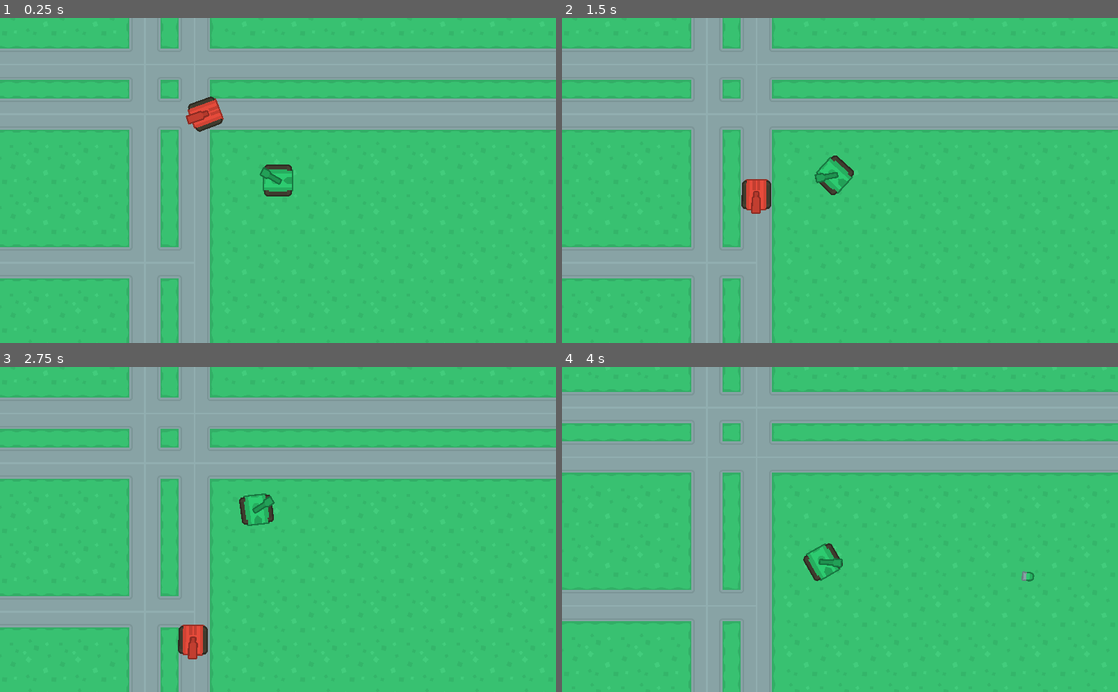
Above: before the commit, frames 1-4 (two rows, left to right).
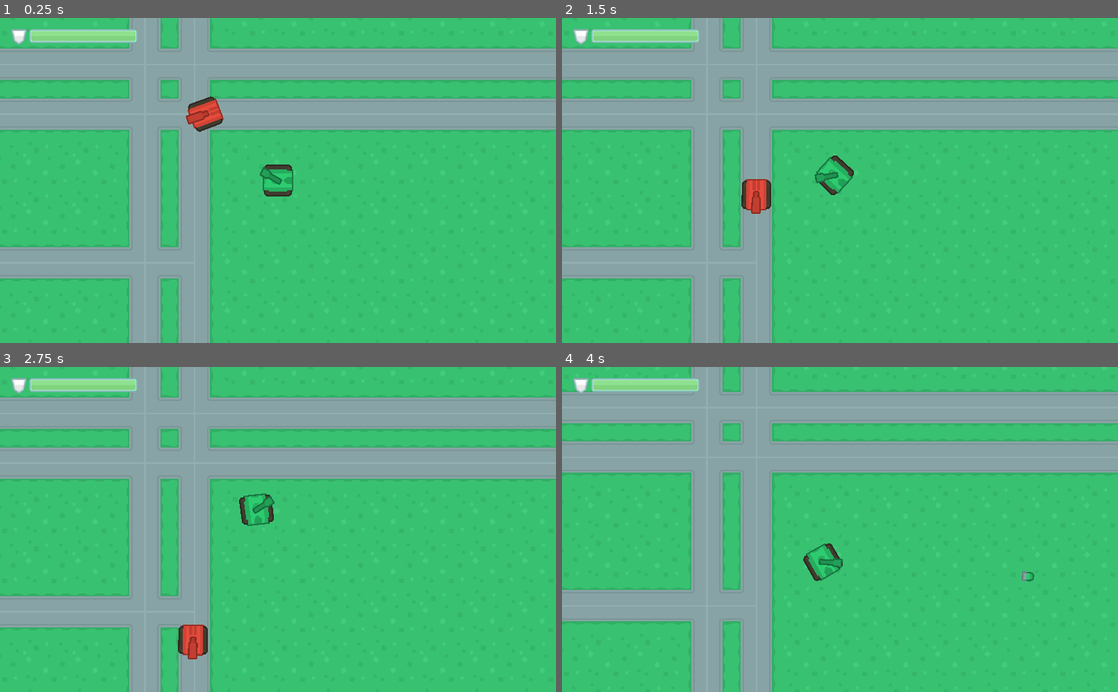
Above: after the commit, the same moments.

Repository: nukesz/game-development-godot
Game: Godot game, scene res://maps/Map01.tscn
The game is run twice, just before and just after one commit, with the same random seed, the same clock (stepped at 60 frames per second) and the same inputs. The project has no main scene, so this scene is started directly.
Inputs (mouse positions are in pixels of both pictures, inside the frame that each line leads up to):
- Up to frame 1 (0.25 s): no input
- Up to frame 2 (1.5 s): move the mouse to (962, 164) at 0.52 s; hold D (turn_right) 0.53-1.28 s; click (962, 164) at 0.6 s; move the mouse to (728, 196) at 1.27 s; hold S (back) from 1.28 s (still down); click (728, 196) at 1.35 s
- Up to frame 3 (2.75 s): move the mouse to (333, 458) at 2.02 s; release S (back) at 2.03 s; hold D (turn_right) from 2.03 s (still down); click (333, 458) at 2.1 s
- Up to frame 4 (4 s): move the mouse to (812, 594) at 2.77 s; release D (turn_right) at 2.78 s; hold W (forward) 2.78-3.53 s; click (812, 594) at 2.85 s; move the mouse to (1006, 578) at 3.52 s; hold A (turn_left) from 3.53 s (still down); click (1006, 578) at 3.6 s

The runs differ from the first frame. In frame 1, 0.9% of the frame differs, in the area x 2-25%, y 3-9%; in frame 2, 0.9%; in frame 3, 0.9%; in frame 4, 0.9%.

Commit message:
Added HUD to the game with health bar

Diff:
--- a/KidsCanCode-TankBattle/maps/Map01.tscn
+++ b/KidsCanCode-TankBattle/maps/Map01.tscn
@@ -1,9 +1,10 @@
-[gd_scene load_steps=7 format=2]
+[gd_scene load_steps=8 format=2]
 
 [ext_resource path="res://maps/Map.gd" type="Script" id=1]
 [ext_resource path="res://terrain/terrain_tiles.tres" type="TileSet" id=2]
 [ext_resource path="res://tanks/Player.tscn" type="PackedScene" id=3]
 [ext_resource path="res://tanks/EnemyTank.tscn" type="PackedScene" id=4]
+[ext_resource path="res://ui/HUD.tscn" type="PackedScene" id=5]
 
 [sub_resource type="Curve2D" id=1]
 
@@ -94,6 +95,10 @@
 position = Vector2( 1345.16, -221.459 )
 detect_radius = 700
 
+[node name="HUD" parent="." index="3" instance=ExtResource( 5 )]
+
+[connection signal="health_changed" from="Player" to="HUD" method="update_healthbar"]
+
 [connection signal="shoot" from="Player" to="." method="_on_Tank_shoot"]
 
 [connection signal="shoot" from="Paths/Path2D/PathFollow2D/EnemyTank" to="." method="_on_Tank_shoot"]
--- a/KidsCanCode-TankBattle/tanks/EnemyTank.tscn
+++ b/KidsCanCode-TankBattle/tanks/EnemyTank.tscn
@@ -10,7 +10,7 @@
 custom_solver_bias = 0.0
 extents = Vector2( 39.9059, 35.9308 )
 
-[node name="EnemyTank" index="0" instance=ExtResource( 1 )]
+[node name="EnemyTank" instance=ExtResource( 1 )]
 
 collision_layer = 4
 collision_mask = 3
@@ -19,7 +19,7 @@
 Bullet = ExtResource( 3 )
 max_speed = 200
 gun_cooldown = 0.5
-health = 100
+max_health = 50
 turret_speed = 1.0
 detect_radius = 200
 
--- a/KidsCanCode-TankBattle/tanks/Player.tscn
+++ b/KidsCanCode-TankBattle/tanks/Player.tscn
@@ -21,7 +21,7 @@
 max_speed = 200
 rotation_speed = 1.0
 gun_cooldown = 0.4
-health = 100
+max_health = 100
 
 [node name="Body" parent="." index="0"]
 
--- a/KidsCanCode-TankBattle/tanks/Tank.gd
+++ b/KidsCanCode-TankBattle/tanks/Tank.gd
@@ -8,14 +8,18 @@
 export (int) var max_speed
 export (float) var rotation_speed
 export (float) var gun_cooldown
-export (int) var health
+export (int) var max_health
 
 var velocity = Vector2()
 var can_shoot = true
 var alive = true
+var health
 
 func _ready():
+    health = max_health
+    emit_signal('health_changed', health * 100 / max_health)
     $GunTimer.wait_time = gun_cooldown
+
 
 func control(delta):
     pass
@@ -33,5 +37,15 @@
     control(delta)
     move_and_slide(velocity)
 
+func take_damage(amount):
+    health -= amount
+    emit_signal('health_changed', health * 100 / max_health)
+    if health < 0:
+        explode()
+
+func explode():
+    queue_free()
+
+
 func _on_GunTimer_timeout():
     can_shoot = true
--- /dev/null
+++ b/KidsCanCode-TankBattle/ui/HUD.gd
@@ -0,0 +1,28 @@
+extends CanvasLayer
+
+var bar_red = preload("res://assets/UI/barHorizontal_red_mid 200.png")
+var bar_yellow = preload("res://assets/UI/barHorizontal_yellow_mid 200.png")
+var bar_green = preload("res://assets/UI/barHorizontal_green_mid 200.png")
+var bar_texture
+
+func update_healthbar(value):
+
+    bar_texture = bar_green
+    if value < 60:
+        bar_texture = bar_yellow
+    if value < 25:
+        bar_texture = bar_red
+
+    $Margin/Container/HealthBar.texture_progress = bar_texture
+    $Margin/Container/HealthBar/Tween.interpolate_property(
+            $Margin/Container/HealthBar,
+            'value', $Margin/Container/HealthBar.value, value,
+            0.2, Tween.TRANS_LINEAR, Tween.EASE_IN_OUT)
+    $Margin/Container/HealthBar/Tween.start()
+    $AnimationPlayer.play("healthbar_flash")
+
+
+
+func _on_AnimationPlayer_animation_finished(anim_name):
+    if anim_name == "healthbar_flash":
+        $Margin/Container/HealthBar.texture_progress = bar_texture
--- /dev/null
+++ b/KidsCanCode-TankBattle/ui/HUD.tscn
@@ -0,0 +1,140 @@
+[gd_scene load_steps=8 format=2]
+
+[ext_resource path="res://ui/HUD.gd" type="Script" id=1]
+[ext_resource path="res://assets/shield_silver.png" type="Texture" id=2]
+[ext_resource path="res://assets/UI/glassPanel_200.png" type="Texture" id=3]
+[ext_resource path="res://assets/UI/barHorizontal_green_mid 200.png" type="Texture" id=4]
+[ext_resource path="res://assets/UI/barHorizontal_red_mid 200.png" type="Texture" id=5]
+[ext_resource path="res://assets/UI/barHorizontal_white_mid 200.png" type="Texture" id=6]
+
+[sub_resource type="Animation" id=1]
+
+resource_name = "healthbar_flash"
+length = 0.2
+loop = false
+step = 0.05
+tracks/0/type = "value"
+tracks/0/path = NodePath("Margin/Container/HealthBar:texture_progress")
+tracks/0/interp = 1
+tracks/0/loop_wrap = true
+tracks/0/imported = false
+tracks/0/enabled = true
+tracks/0/keys = {
+"times": PoolRealArray( 0, 0.05, 0.1, 0.15, 0.2 ),
+"transitions": PoolRealArray( 1, 1, 1, 1, 1 ),
+"update": 1,
+"values": [ ExtResource( 5 ), ExtResource( 6 ), ExtResource( 5 ), ExtResource( 6 ), ExtResource( 5 ) ]
+}
+
+[node name="HUD" type="CanvasLayer" index="0"]
+
+layer = 1
+offset = Vector2( 0, 0 )
+rotation = 0.0
+scale = Vector2( 1, 1 )
+transform = Transform2D( 1, 0, 0, 1, 0, 0 )
+script = ExtResource( 1 )
+
+[node name="Margin" type="MarginContainer" parent="." index="0"]
+
+anchor_left = 0.0
+anchor_top = 0.0
+anchor_right = 1.0
+anchor_bottom = 1.0
+rect_pivot_offset = Vector2( 0, 0 )
+rect_clip_content = false
+mouse_filter = 0
+mouse_default_cursor_shape = 0
+size_flags_horizontal = 1
+size_flags_vertical = 1
+custom_constants/margin_right = 20
+custom_constants/margin_top = 20
+custom_constants/margin_left = 20
+custom_constants/margin_bottom = 20
+_sections_unfolded = [ "custom_constants" ]
+
+[node name="Container" type="HBoxContainer" parent="Margin" index="0"]
+
+anchor_left = 0.0
+anchor_top = 0.0
+anchor_right = 0.0
+anchor_bottom = 0.0
+margin_left = 20.0
+margin_top = 20.0
+margin_right = 1004.0
+margin_bottom = 580.0
+rect_pivot_offset = Vector2( 0, 0 )
+rect_clip_content = false
+mouse_filter = 1
+mouse_default_cursor_shape = 0
+size_flags_horizontal = 1
+size_flags_vertical = 1
+alignment = 0
+
+[node name="TextureRect" type="TextureRect" parent="Margin/Container" index="0"]
+
+anchor_left = 0.0
+anchor_top = 0.0
+anchor_right = 0.0
+anchor_bottom = 0.0
+margin_right = 30.0
+margin_bottom = 560.0
+rect_pivot_offset = Vector2( 0, 0 )
+rect_clip_content = false
+mouse_filter = 1
+mouse_default_cursor_shape = 0
+size_flags_horizontal = 1
+size_flags_vertical = 1
+texture = ExtResource( 2 )
+stretch_mode = 0
+
+[node name="HealthBar" type="TextureProgress" parent="Margin/Container" index="1"]
+
+anchor_left = 0.0
+anchor_top = 0.0
+anchor_right = 0.0
+anchor_bottom = 0.0
+margin_left = 34.0
+margin_right = 234.0
+margin_bottom = 560.0
+rect_pivot_offset = Vector2( 0, 0 )
+rect_clip_content = false
+mouse_filter = 1
+mouse_default_cursor_shape = 0
+size_flags_horizontal = 1
+size_flags_vertical = 1
+min_value = 0.0
+max_value = 100.0
+step = 1.0
+page = 0.0
+value = 50.0
+exp_edit = false
+rounded = false
+texture_under = null
+texture_over = ExtResource( 3 )
+texture_progress = ExtResource( 4 )
+radial_fill_degrees = 360.0
+radial_center_offset = Vector2( 0, 0 )
+nine_patch_stretch = false
+_sections_unfolded = [ "Textures" ]
+
+[node name="Tween" type="Tween" parent="Margin/Container/HealthBar" index="0"]
+
+repeat = false
+playback_process_mode = 1
+playback_speed = 1.0
+playback/active = false
+playback/repeat = false
+playback/speed = 1.0
+
+[node name="AnimationPlayer" type="AnimationPlayer" parent="." index="1"]
+
+root_node = NodePath("..")
+autoplay = ""
+playback_process_mode = 1
+playback_default_blend_time = 0.0
+playback_speed = 1.0
+anims/healthbar_flash = SubResource( 1 )
+blend_times = [  ]
+
+[connection signal="animation_finished" from="AnimationPlayer" to="." method="_on_AnimationPlayer_animation_finished"]
Binary file added: KidsCanCode-TankBattle/assets/UI/barHorizontal_blue_left.png
Binary file added: KidsCanCode-TankBattle/assets/UI/barHorizontal_blue_mid.png
Binary file added: KidsCanCode-TankBattle/assets/UI/barHorizontal_blue_right.png
Binary file added: KidsCanCode-TankBattle/assets/UI/barHorizontal_green_left.png
Binary file added: KidsCanCode-TankBattle/assets/UI/barHorizontal_green_mid 200.png
Binary file added: KidsCanCode-TankBattle/assets/UI/barHorizontal_green_mid.png
Binary file added: KidsCanCode-TankBattle/assets/UI/barHorizontal_green_right.png
Binary file added: KidsCanCode-TankBattle/assets/UI/barHorizontal_red_left.png
Binary file added: KidsCanCode-TankBattle/assets/UI/barHorizontal_red_mid 200.png
Binary file added: KidsCanCode-TankBattle/assets/UI/barHorizontal_red_mid.png
Binary file added: KidsCanCode-TankBattle/assets/UI/barHorizontal_red_right.png
Binary file added: KidsCanCode-TankBattle/assets/UI/barHorizontal_shadow_left.png
(and 73 more such lines)
